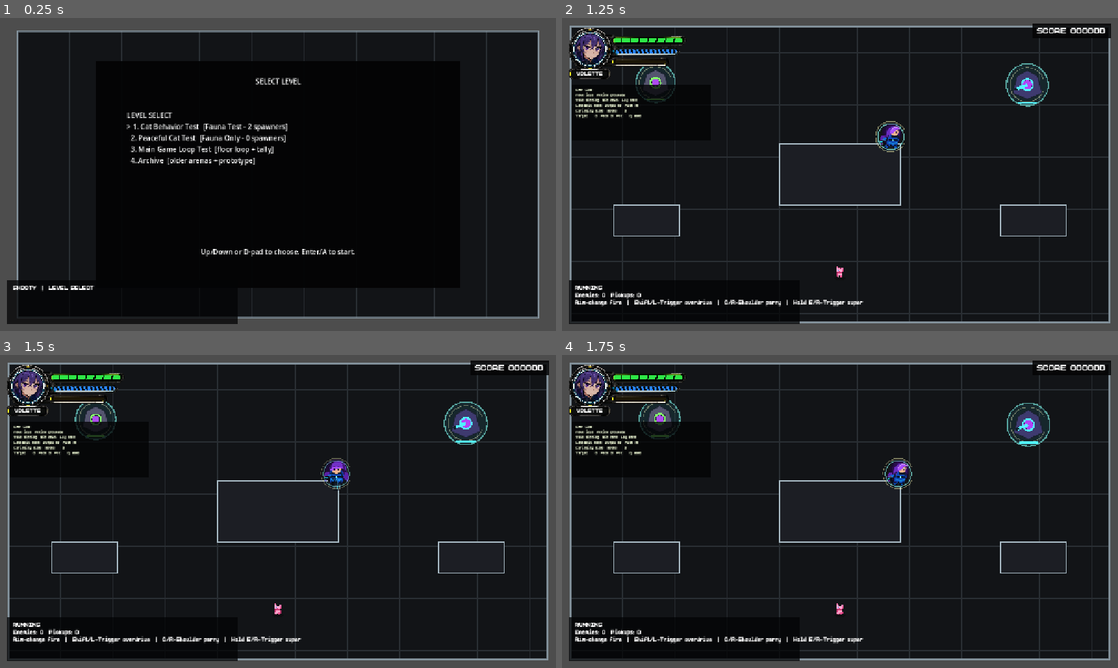
Above: before the commit, frames 1-4 (two rows, left to right).
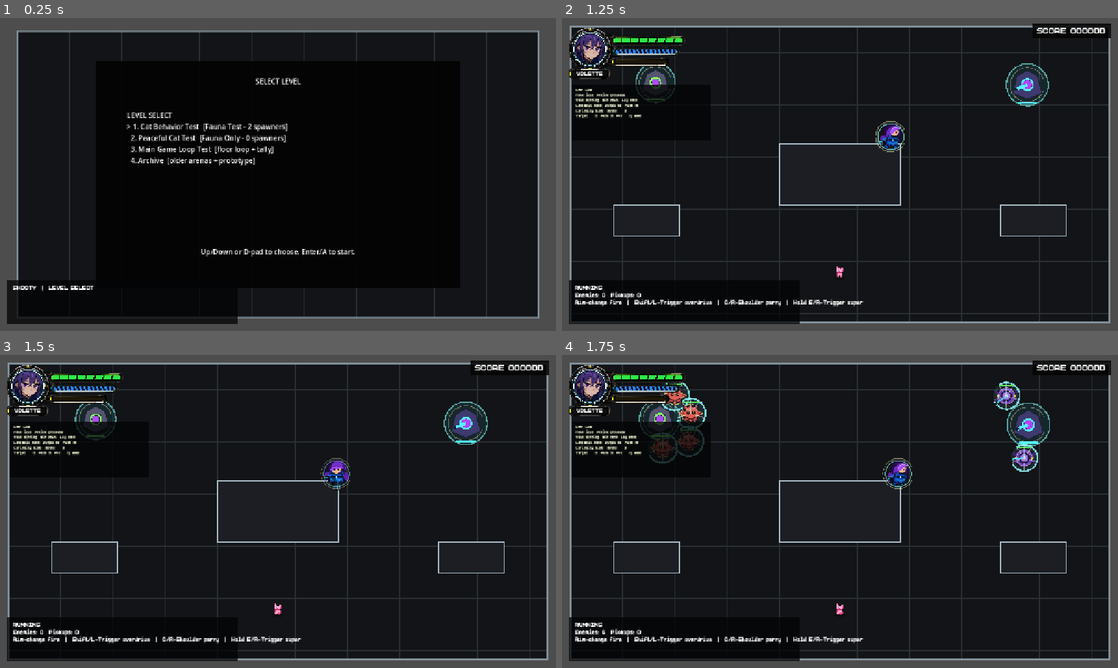
Above: after the commit, the same moments.

Repository: jonzirk76/PAINPOINT
Game: Godot game, scene res://scenes/main.tscn
Two runs of this game, one before a commit and one after it. Both use one fixed random seed, a clock stepped at 60 frames per second and the inputs below.
Inputs (mouse positions are in pixels of both pictures, inside the frame that each line leads up to):
- Up to frame 1 (0.25 s): no input
- Up to frame 2 (1.25 s): tap Enter at 0.5 s; move the mouse to (962, 158) at 0.52 s; hold D from 0.53 s (still down); tap R at 0.6 s; click (962, 158) at 0.67 s; tap Space at 0.77 s
- Up to frame 3 (1.5 s): move the mouse to (166, 527) at 1.27 s; release D at 1.28 s; hold Down from 1.28 s (still down); tap Enter at 1.35 s
- Up to frame 4 (1.75 s): keep holding Down; tap Space at 1.52 s

Frames 1-3 are identical in both runs. In frame 4, 1.6% of the frame differs, in the area x 7-86%, y 8-90%.
Error before the commit: Parse Error: Argument 1 of annotation "@export_enum" is empty. (res://scripts/resources/enemy_profile.gd:45)

Commit message:
Fix optional enemy export annotations

Diff:
--- a/scripts/entities/enemy_entity.gd
+++ b/scripts/entities/enemy_entity.gd
@@ -81,11 +81,11 @@
 ## Controls the warning duration before non-boss special attacks fire.
 @export var special_telegraph_seconds: float = 0.46
 ## Selects the primary non-boss special attack pattern for elite enemies.
-@export_enum("", "minigun", "autocannon", "burst", "spread") var special_attack_kind: String = ""
+@export var special_attack_kind: String = ""
 ## Selects the occasional secondary explosive attack for elite enemies.
-@export_enum("", "rocket", "grenade") var secondary_attack_kind: String = ""
+@export var secondary_attack_kind: String = ""
 ## Selects the special movement phase used by tactical enemies.
-@export_enum("", "dash", "teleport") var special_movement_kind: String = ""
+@export var special_movement_kind: String = ""
 ## Controls how long minigun-style special streams last.
 @export var special_minigun_duration: float = 0.82
 ## Controls the delay between individual minigun special bullets.
--- a/scripts/resources/enemy_profile.gd
+++ b/scripts/resources/enemy_profile.gd
@@ -42,11 +42,11 @@
 ## Controls the warning duration before non-boss special attacks fire.
 @export var special_telegraph_seconds: float = 0.46
 ## Selects the primary non-boss special attack pattern for elite enemies.
-@export_enum("", "minigun", "autocannon", "burst", "spread") var special_attack_kind: String = ""
+@export var special_attack_kind: String = ""
 ## Selects the occasional secondary explosive attack for elite enemies.
-@export_enum("", "rocket", "grenade") var secondary_attack_kind: String = ""
+@export var secondary_attack_kind: String = ""
 ## Selects the special movement phase used by tactical enemies.
-@export_enum("", "dash", "teleport") var special_movement_kind: String = ""
+@export var special_movement_kind: String = ""
 ## Controls how long minigun-style special streams last.
 @export var special_minigun_duration: float = 0.82
 ## Controls the delay between individual minigun special bullets.
Not shown, added: scripts/resources/encounter_entry.gd.uid
